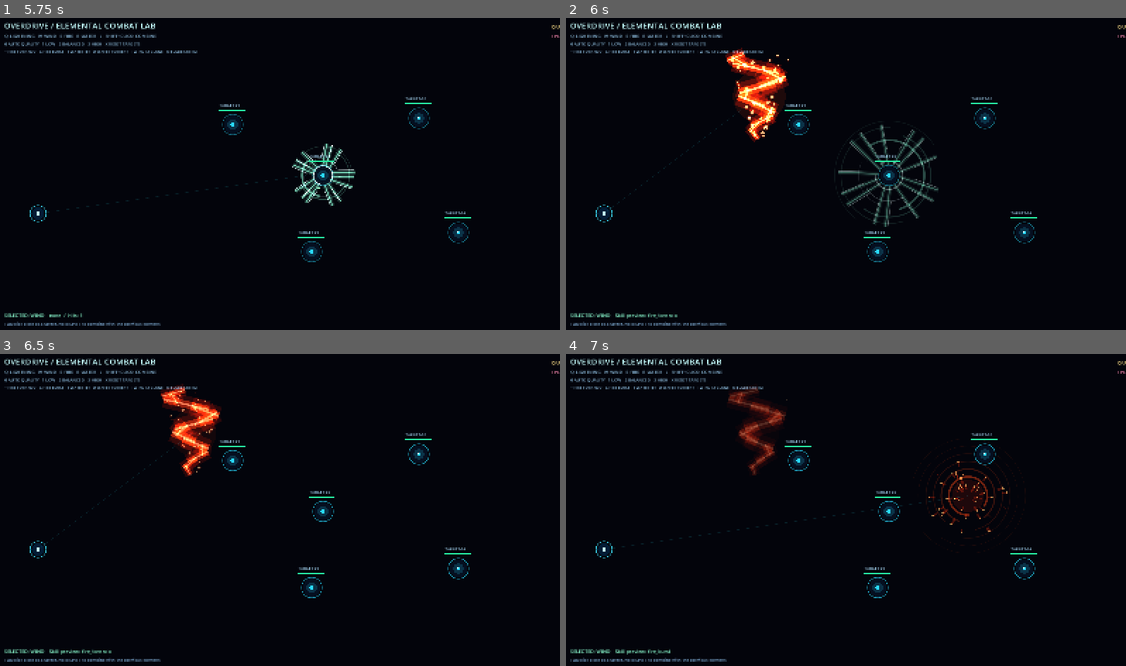
Above: before the commit, frames 1-4 (two rows, left to right).
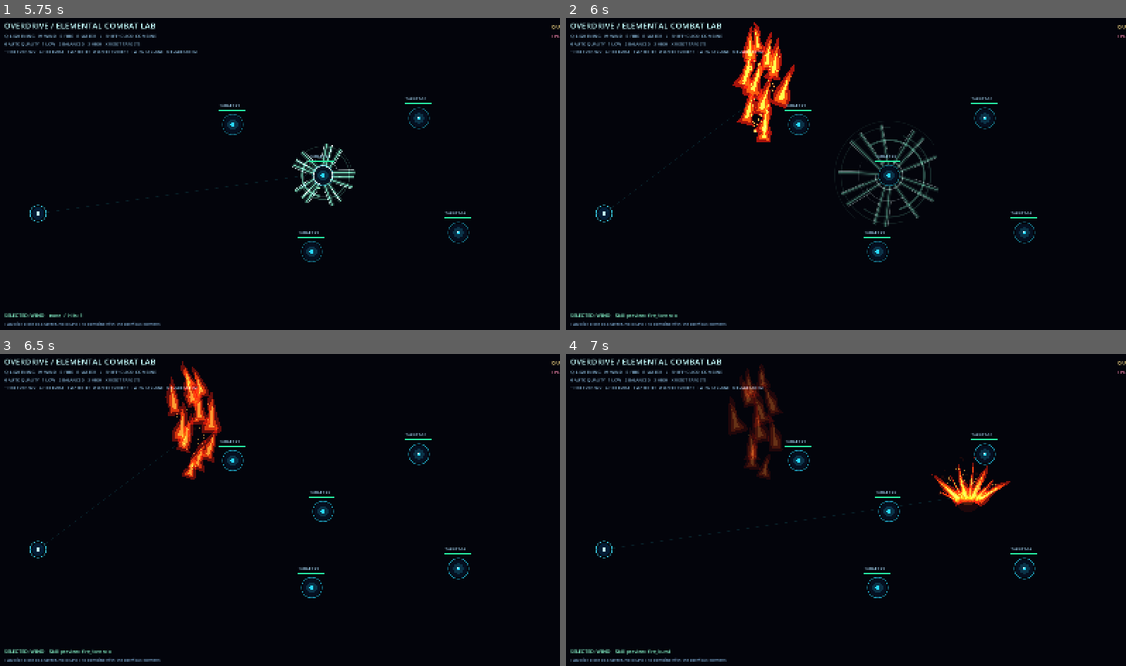
Above: after the commit, the same moments.

Repository: rifatsidik/elemental-overdrive
Game: Godot game, scene res://scenes/elemental_combat_lab.tscn
Same seed, same stepped clock (60 frames per second), same inputs: the game is played once before the commit and once after it. This scene is started directly instead of the project's main scene.
Inputs (mouse positions are in pixels of both pictures, inside the frame that each line leads up to):
- Up to frame 1 (5.75 s): tap Enter at 0.5, 2, 3.5 s; move the mouse to (403, 158) at 0.52 s; hold D 0.53-1.28 s; tap Q at 0.6 s; click (403, 158) at 0.67 s; tap Space at 1.25, 2.75, 4.25 s; move the mouse to (162, 192) at 1.27 s; hold S 1.28-2.03 s; tap E at 1.35 s; move the mouse to (336, 105) at 2.02 s; hold D 2.03-2.78 s; tap R at 2.1 s; move the mouse to (252, 239) at 2.77 s; hold W 2.78-3.53 s; tap 0 at 2.85 s; click (252, 239) at 2.92 s; move the mouse to (448, 223) at 3.52 s; hold A 3.53-5.03 s; tap 1 at 3.6 s; move the mouse to (106, 127) at 4.27 s; tap 2 at 4.35 s; move the mouse to (308, 174) at 5.02 s; hold S from 5.03 s (still down); tap 3 at 5.1 s; click (308, 174) at 5.17 s
- Up to frame 2 (6 s): move the mouse to (762, 96) at 5.77 s; release S at 5.78 s; hold D from 5.78 s (still down); tap T at 5.85 s
- Up to frame 3 (6.5 s): keep holding D
- Up to frame 4 (7 s): move the mouse to (969, 494) at 6.52 s; release D at 6.53 s; hold W from 6.53 s (still down); tap G at 6.6 s

Frame 1 is identical in both runs. In frame 2, 2.6% of the frame differs, in the area x 28-41%, y 1-40%; in frame 3, 2.2%; in frame 4, 2.9%, in the area x 28-80%, y 3-59%.

Commit message:
Render water skills as broad liquid volumes and fire as flames

Diff:
--- a/scripts/visuals/elements/element_skill_effect.gd
+++ b/scripts/visuals/elements/element_skill_effect.gd
@@ -79,18 +79,21 @@
 			_draw_blade_storm(p, fade)
 
 func _draw_tornado(progress: float, fade: float, fire: bool) -> void:
-	var height := (155.0 if fire else 140.0) * strength
-	var max_radius := (62.0 if fire else 70.0) * strength
-	var rotation_speed := age * (13.0 if fire else 9.0)
+	if fire:
+		_draw_fire_tornado(progress, fade)
+		return
+	var height := 140.0 * strength
+	var max_radius := 70.0 * strength
+	var rotation_speed := age * 9.0
 	draw_circle(Vector2.ZERO, max_radius * (0.55 + 0.25 * (1.0 - progress)), Color(tint.r, tint.g, tint.b, fade * 0.12))
 	for i in range(7 + layer_budget * 2):
 		var t := float(i) / float(7 + layer_budget * 2)
 		var y := lerpf(height * 0.5, -height * 0.5, t)
 		var radius := lerpf(max_radius * 0.22, max_radius, t)
-		var angle := rotation_speed * (1.0 if fire else -1.0) + t * TAU * 2.4
+		var angle := -rotation_speed + t * TAU * 2.4
 		var center := Vector2(cos(angle) * radius, y)
 		var next_t := minf(1.0, t + 0.12)
-		var next_angle := rotation_speed * (1.0 if fire else -1.0) + next_t * TAU * 2.4
+		var next_angle := -rotation_speed + next_t * TAU * 2.4
 		var next_point := Vector2(cos(next_angle) * lerpf(max_radius * 0.22, max_radius, next_t), lerpf(height * 0.5, -height * 0.5, next_t))
 		var width := (8.0 + 8.0 * sin(t * PI)) * strength
 		draw_line(center, next_point, Color(tint.r, tint.g * 0.45, tint.b * 0.15, fade * 0.28), width * 2.3, true)
@@ -103,25 +106,78 @@
 		var pos := Vector2(cos(angle) * radius, lerpf(height * 0.48, -height * 0.48, t))
 		var dot_radius: float = float(particle["radius"]) * fade
 		draw_circle(pos, dot_radius * 1.8, Color(tint.r, tint.g, tint.b, fade * 0.24))
-		draw_circle(pos, dot_radius, Color(1.0, 0.92, 0.62, fade * 0.85) if fire else Color(0.9, 1.0, 0.98, fade * 0.85))
+		draw_circle(pos, dot_radius, Color(0.9, 1.0, 0.98, fade * 0.85))
 
 func _draw_fire_burst(progress: float, fade: float) -> void:
-	var radius := (18.0 + progress * 118.0) * strength
-	draw_circle(Vector2.ZERO, radius * 0.38, Color(1.0, 0.14, 0.01, fade * 0.2))
-	for i in range(3 + layer_budget):
-		var ring := radius * (0.45 + float(i) * 0.18)
-		draw_arc(Vector2.ZERO, ring, age * (4.0 + float(i)), age * (4.0 + float(i)) + PI * 1.7, 52, Color(tint.r, tint.g * 0.7, tint.b, fade * (0.8 / float(i + 1))), maxf(1.2, 5.0 - float(i)), true)
+	# Flame tongues rise from a hot base; avoid abstract energy rings.
+	var flare := 1.0 - smoothstep(0.0, 0.22, age)
+	draw_circle(Vector2(0.0, 8.0 * strength), (20.0 + flare * 15.0) * strength, Color(1.0, 0.12, 0.015, fade * 0.2))
+	draw_circle(Vector2(0.0, 7.0 * strength), (10.0 + flare * 8.0) * strength, Color(1.0, 0.36, 0.025, fade * 0.42))
+	var tongue_count := 6 + layer_budget * 2
+	for i in range(tongue_count):
+		var u := float(i) / float(maxi(1, tongue_count - 1))
+		var angle := lerpf(-1.12, 1.12, u) + sin(age * 17.0 + float(i) * 2.1) * 0.13
+		var direction := Vector2(sin(angle), -cos(angle)).normalized()
+		var base := Vector2(lerpf(-15.0, 15.0, u) * strength, 10.0 * strength)
+		var length := (48.0 + 42.0 * (0.5 + 0.5 * sin(float(i) * 2.7 + age * 11.0))) * strength * (1.0 - progress * 0.3)
+		var width := (9.0 + 5.0 * sin(float(i) * 1.9 + age * 13.0)) * strength
+		var phase := float(i) * 1.73
+		draw_colored_polygon(_build_flame_shape(base, direction, length, width, phase), Color(1.0, 0.12, 0.012, fade * 0.92))
+		draw_colored_polygon(_build_flame_shape(base + direction * length * 0.06, direction, length * 0.78, width * 0.62, phase + 0.8), Color(1.0, 0.38, 0.025, fade * 0.96))
+		draw_colored_polygon(_build_flame_shape(base + direction * length * 0.12, direction, length * 0.56, width * 0.28, phase + 1.6), Color(1.0, 0.88, 0.32, fade * 0.96))
 	for particle in _particles:
 		var angle: float = float(particle["angle"])
-		var distance: float = float(particle["speed"]) * age
-		var dir := Vector2.from_angle(angle)
-		var pos := dir * distance + Vector2(0.0, 45.0 * age * age)
-		var r: float = float(particle["radius"]) * fade
-		draw_line(pos - dir * r * 5.0, pos, Color(1.0, 0.18, 0.01, fade * 0.5), r * 1.7, true)
-		draw_circle(pos, r, Color(1.0, 0.85, 0.46, fade * 0.95))
+		var speed: float = float(particle["speed"])
+		var pos := Vector2(cos(angle) * speed * age * 0.72, -absf(sin(angle)) * speed * age - 25.0 * age + 38.0 * age * age)
+		var r: float = float(particle["radius"]) * fade * 0.72
+		draw_circle(pos, r * 1.8, Color(1.0, 0.2, 0.01, fade * 0.18))
+		draw_circle(pos, r, Color(1.0, 0.82, 0.3, fade * 0.92))
+
+func _build_flame_shape(base: Vector2, direction: Vector2, length: float, half_width: float, phase: float) -> PackedVector2Array:
+	var points := PackedVector2Array()
+	var normal := Vector2(-direction.y, direction.x)
+	var segments := 12
+	for i in range(segments + 1):
+		var t := float(i) / float(segments)
+		var shape_width := half_width * pow(1.0 - t, 0.78) * (0.82 + 0.18 * sin(t * PI * 3.0 + phase))
+		var sway := sin(t * 7.0 + phase + age * 18.0) * half_width * 0.2 * t
+		points.append(base + direction * length * t + normal * (sway + shape_width))
+	for i in range(segments, -1, -1):
+		var t := float(i) / float(segments)
+		var shape_width := half_width * pow(1.0 - t, 0.78) * (0.82 + 0.18 * sin(t * PI * 3.0 + phase))
+		var sway := sin(t * 7.0 + phase + age * 18.0) * half_width * 0.2 * t
+		points.append(base + direction * length * t + normal * (sway - shape_width))
+	return points
+
+func _draw_fire_tornado(progress: float, fade: float) -> void:
+	# Layered flame tongues wrap upward around a central rising draft.
+	var height := 175.0 * strength
+	var layers := 5 + layer_budget * 2
+	for i in range(layers):
+		var t := float(i) / float(maxi(1, layers - 1))
+		var y := lerpf(height * 0.48, -height * 0.46, t)
+		var envelope := 0.25 + 0.75 * sin(PI * t)
+		var orbit := age * 7.5 + t * TAU * 1.7
+		var side := sin(orbit + float(i) * 0.7) * 38.0 * strength * envelope
+		var base := Vector2(side, y)
+		var direction := Vector2(sin(orbit * 0.3) * 0.32, -1.0).normalized()
+		var length := (48.0 + 38.0 * envelope) * strength * (1.0 - progress * 0.2)
+		var width := (13.0 + 7.0 * envelope) * strength
+		var phase := float(i) * 1.31
+		draw_colored_polygon(_build_flame_shape(base, direction, length, width, phase), Color(1.0, 0.1, 0.008, fade * 0.72))
+		draw_colored_polygon(_build_flame_shape(base + direction * length * 0.08, direction, length * 0.74, width * 0.62, phase + 0.9), Color(1.0, 0.34, 0.018, fade * 0.86))
+		draw_colored_polygon(_build_flame_shape(base + direction * length * 0.15, direction, length * 0.52, width * 0.25, phase + 1.8), Color(1.0, 0.86, 0.3, fade * 0.88))
+	for particle in _particles:
+		var t := fposmod(age * 0.9 + float(particle["phase"]) / TAU, 1.0)
+		var angle := float(particle["angle"]) + age * 3.0
+		var radius := lerpf(8.0, 42.0 * strength, t)
+		var pos := Vector2(cos(angle) * radius, lerpf(height * 0.42, -height * 0.46, t))
+		var r: float = float(particle["radius"]) * fade * 0.65
+		draw_circle(pos, r * 1.8, Color(1.0, 0.18, 0.01, fade * 0.16))
+		draw_circle(pos, r, Color(1.0, 0.8, 0.3, fade * 0.9))
 
 func _draw_water_burst(progress: float, fade: float) -> void:
-	# A pressurized water sheet that tears into curved fingers and falls as droplets.
+	# A pressurized water sheet with a broad, uneven crest and round droplets.
 	var expansion := smoothstep(0.0, 0.62, progress)
 	var collapse := smoothstep(0.55, 1.0, progress)
 	var width := (26.0 + 92.0 * expansion) * strength
@@ -141,26 +197,6 @@
 	for i in range(2, 23):
 		crest_line.append(sheet[i] + Vector2(0.0, 2.0 * strength))
 	draw_polyline(crest_line, Color(0.48, 0.85, 1.0, fade * 0.9), 2.0 * strength, true)
-	# A few compact, thick curls; the broad sheet and droplets carry the splash.
-	for i in range(3 + layer_budget):
-		var u := float(i) / float(2 + layer_budget)
-		var side := lerpf(-1.0, 1.0, u)
-		var base := Vector2(side * width * 0.7, 1.0)
-		var h := (24.0 + 14.0 * sin(age * 8.0 + float(i) * 1.7)) * strength
-		var control := base + Vector2(side * h * 0.2, -h * 0.78)
-		var tip := base + Vector2(side * h * 0.36 + sin(age * 13.0 + float(i)) * 2.0, -h * 0.3)
-		var curve := PackedVector2Array()
-		for step in range(13):
-			var t := float(step) / 12.0
-			var q := 1.0 - t
-			curve.append(base * q * q + control * 2.0 * q * t + tip * t * t)
-		draw_polyline(curve, Color(0.015, 0.22, 0.55, fade * 0.88), 8.0 * strength, true)
-		draw_polyline(curve, Color(0.02, 0.5, 0.82, fade * 0.94), 4.5 * strength, true)
-		var glint := PackedVector2Array()
-		for glint_index in range(3, 7):
-			glint.append(curve[glint_index])
-		draw_polyline(glint, Color(0.72, 0.95, 1.0, fade * 0.84), 1.2 * strength, true)
-		draw_circle(tip, 2.5 * strength, Color(0.42, 0.8, 0.98, fade * 0.9))
 	# Outward droplets arc down under gravity; they are not uniform radial rays.
 	for particle in _particles:
 		var angle: float = float(particle["angle"])
@@ -180,39 +216,51 @@
 	draw_polyline(ripple_points, Color(0.3, 0.7, 0.94, fade * 0.7), 2.0 * strength, true)
 
 func _draw_torrent(progress: float, fade: float) -> void:
-	# A thick, continuously twisting column of water built from tapered fluid ribbons.
+	# One continuous twisting liquid volume with a broad silhouette, not thin vertical strands.
 	var height := 185.0 * strength
-	var width := 34.0 * strength
-	for strand in range(3 + layer_budget):
-		var phase := age * (5.0 + float(strand) * 0.7) + float(strand) * TAU / float(3 + layer_budget)
-		var points := PackedVector2Array()
-		var highlight := PackedVector2Array()
-		var segments := 22
-		for i in range(segments + 1):
-			var u := float(i) / float(segments)
-			var y := lerpf(height * 0.48, -height * 0.52, u)
-			var envelope := 0.35 + 0.65 * sin(PI * u)
-			var x := sin(u * TAU * 1.5 + phase) * width * envelope
-			x += sin(u * 15.0 - age * 19.0 + float(strand)) * 3.0 * strength
-			points.append(Vector2(x, y))
-			highlight.append(Vector2(x + 2.5 * strength, y))
-		var ribbon_width := (7.0 + 5.0 * sin(phase)) * strength
-		draw_polyline(points, Color(0.015, 0.24, 0.6, fade * 0.76), ribbon_width * 1.9, true)
-		draw_polyline(points, Color(0.02, 0.48, 0.79, fade * 0.92), ribbon_width, true)
-		draw_polyline(highlight, Color(0.56, 0.86, 1.0, fade * 0.84), maxf(1.0, ribbon_width * 0.22), true)
-	# Water breaks off at the base in uneven beads.
+	var half_width := 25.0 * strength
+	var body := PackedVector2Array()
+	var inner_body := PackedVector2Array()
+	var segments := 24
+	for i in range(segments + 1):
+		var u := float(i) / float(segments)
+		var y := lerpf(-height * 0.52, height * 0.48, u)
+		var envelope := 0.38 + 0.62 * sin(PI * u)
+		var center_x := sin(u * TAU * 1.25 - age * 5.0) * half_width * 0.62 * envelope
+		center_x += sin(u * 13.0 + age * 8.0) * 2.0 * strength
+		var width := half_width * envelope * (0.82 + 0.18 * sin(u * 19.0 - age * 12.0))
+		body.append(Vector2(center_x - width, y))
+		inner_body.append(Vector2(center_x - width * 0.52, y))
+	for i in range(segments, -1, -1):
+		var u := float(i) / float(segments)
+		var y := lerpf(-height * 0.52, height * 0.48, u)
+		var envelope := 0.38 + 0.62 * sin(PI * u)
+		var center_x := sin(u * TAU * 1.25 - age * 5.0) * half_width * 0.62 * envelope
+		center_x += sin(u * 13.0 + age * 8.0) * 2.0 * strength
+		var width := half_width * envelope * (0.82 + 0.18 * sin(u * 19.0 - age * 12.0))
+		body.append(Vector2(center_x + width, y))
+		inner_body.append(Vector2(center_x + width * 0.38, y))
+	draw_colored_polygon(body, Color(0.015, 0.24, 0.6, fade * 0.84))
+	draw_colored_polygon(inner_body, Color(0.02, 0.5, 0.84, fade * 0.88))
+	# Broken, short surface glints read as reflected light, not long blades.
+	for i in range(5):
+		var u := fposmod(float(i) * 0.21 + age * 0.37, 0.9) + 0.05
+		var y := lerpf(-height * 0.42, height * 0.38, u)
+		var envelope := 0.38 + 0.62 * sin(PI * u)
+		var center_x := sin(u * TAU * 1.25 - age * 5.0) * half_width * 0.62 * envelope
+		var glint_width := (5.0 + 8.0 * sin(age * 9.0 + float(i))) * strength
+		draw_line(Vector2(center_x - glint_width, y), Vector2(center_x + glint_width, y - 2.0), Color(0.62, 0.9, 1.0, fade * 0.72), 1.5 * strength, true)
 	for i in range(8 + layer_budget * 3):
 		var angle := age * 3.2 + float(i) * TAU / float(8 + layer_budget * 3)
 		var speed := (32.0 + float(i % 4) * 11.0) * strength
 		var pos := Vector2(cos(angle) * speed * progress, 24.0 + sin(angle) * speed * 0.18 + 25.0 * progress * progress)
 		var r := (1.8 + float(i % 3) * 0.7) * strength * fade
 		draw_circle(pos, r, Color(0.5, 0.82, 0.98, fade * 0.88))
-	# Pressure ring is flattened to the floor plane.
 	var ring := PackedVector2Array()
 	for i in range(33):
 		var a := PI * float(i) / 32.0
 		ring.append(Vector2(cos(a) * (20.0 + progress * 54.0) * strength, 20.0 + sin(a) * (5.0 + progress * 10.0) * strength))
-	draw_polyline(ring, Color(tint.r, tint.g, tint.b, fade * 0.76), 2.4 * strength, true)
+	draw_polyline(ring, Color(tint.r, tint.g, tint.b, fade * 0.76), 2.4 * strength)
 
 func _draw_blade_storm(progress: float, fade: float) -> void:
 	var count := 4 + layer_budget * 2
